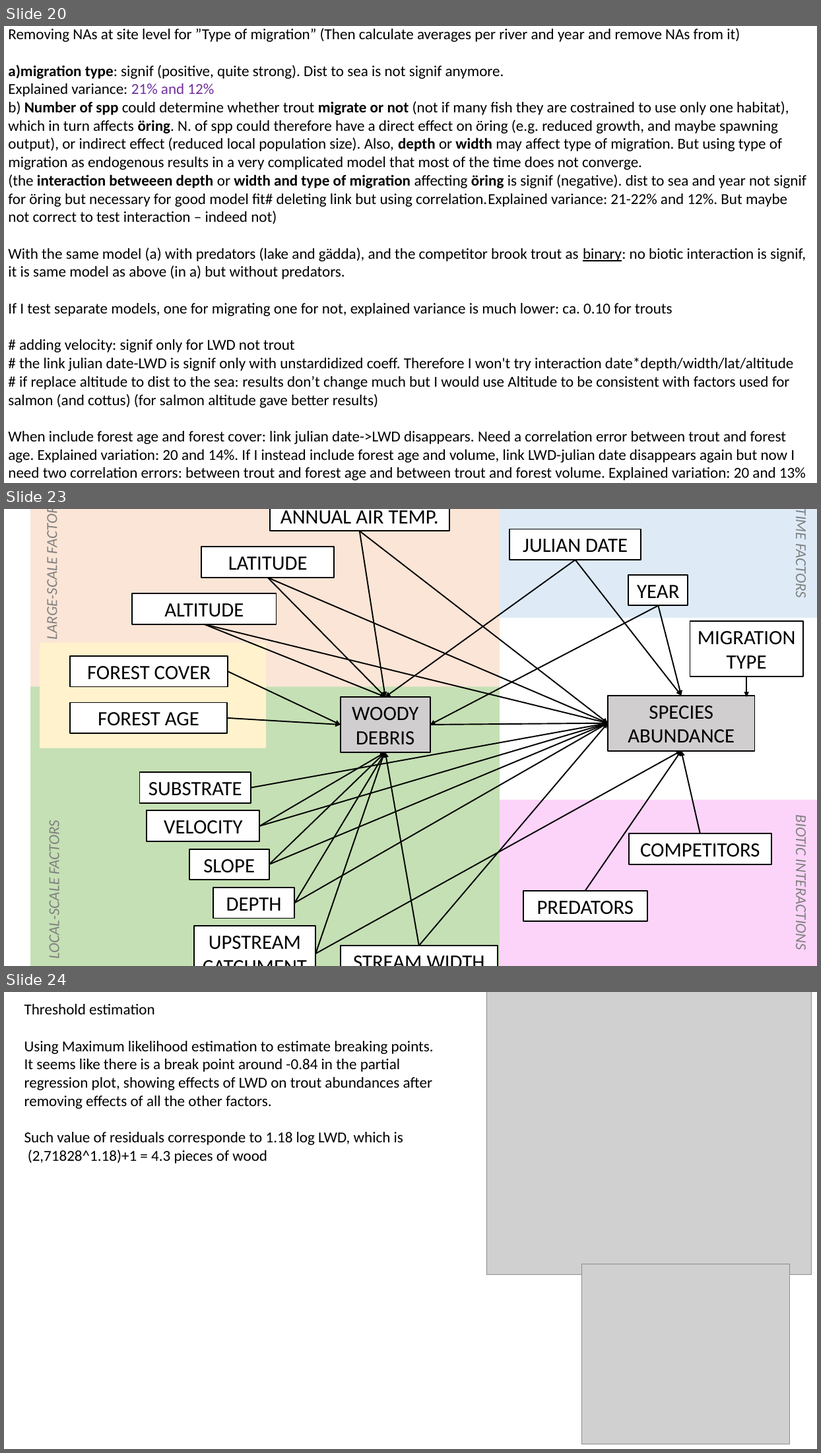
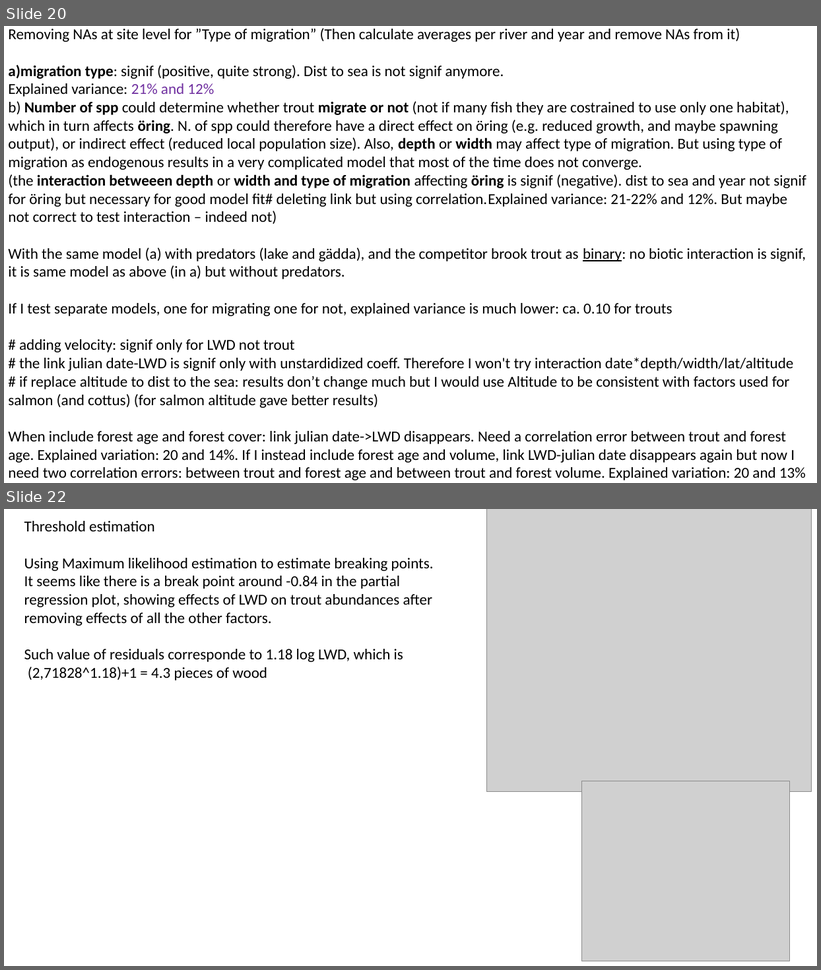
Before and after one commit to SerenaDonadi/Dod-ved, a slide deck: Electrofish data/LWD_analyses.pptx. Shown one above the other, each under a label of ours: slides 20, 23 and 24 before the commit, slides 20 and 22 after it; the slides between them are not shown. The pictures are 821x1453 and 821x970 pixels, drawn with LibreOffice and Linux fonts; fonts in the diff are those of the drawing; grey boxes stand for pictures. Boxes give left, top, right and bottom in pixels: in the first picture for what was removed or moved away, otherwise in the second. Text is boxed around its words. In the diff, an @@ line names an element or a change of style, - is before the commit and + after.

Commit message:
fig fixed

```diff
--- a/Electrofish data/LWD_analyses.pptx
+++ b/Electrofish data/LWD_analyses.pptx
@@ slide 23 removed at box(4, 509, 817, 966), background #FFFFFF @@
@@ group removed at box(30, 509, 817, 966): 27 arrows, 23 rectangles, 4 texts @@
-ANNUAL AIR TEMP.
-ALTITUDE
-STREAM WIDTH
-SUBSTRATE
-DEPTH
-SLOPE
-FOREST COVER
-FOREST AGE
-VELOCITY
-SPECIES ABUNDANCE
-JULIAN DATE
-YEAR
-PREDATORS
-MIGRATION TYPE
-LARGE-SCALE FACTORS
-LOCAL-SCALE FACTORS
-BIOTIC INTERACTIONS
-TIME FACTORS
-COMPETITORS
-LATITUDE
-UPSTREAM CATCHMENT
-WOODY DEBRIS
@@ what was slide 24 is now slide 22 @@
```
Also in this commit, not shown: 3 slides changed, 1 slide added, 3 other slides removed.
